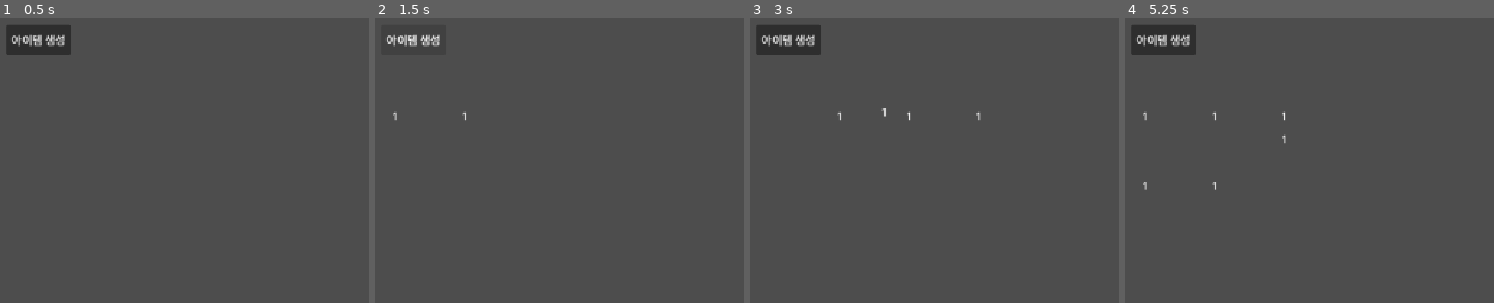
Above: before the commit, frames 1-4 (left to right).
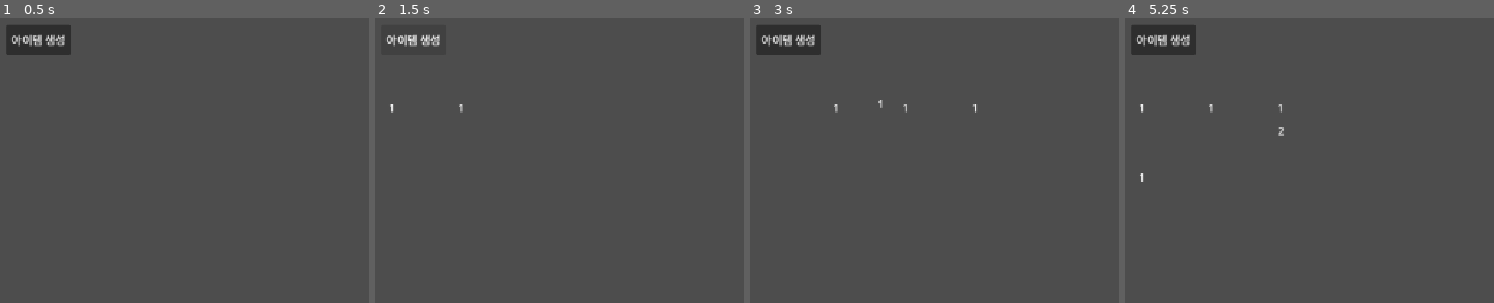
Above: after the commit, the same moments.

Repository: kimchungdo/MergeGame
Game: Godot game, scene res://main.tscn
The game is run twice, just before and just after one commit, with the same random seed, the same clock (stepped at 60 frames per second) and the same inputs.
Inputs (mouse positions are in pixels of both pictures, inside the frame that each line leads up to):
- Up to frame 1 (0.5 s): no input
- Up to frame 2 (1.5 s): click "아이템 생성" at 0.5 s; click "아이템 생성" at 1.25 s
- Up to frame 3 (3 s): click "아이템 생성" at 2 s; tap Enter at 2.75 s; drag from (768, 109) to (1107, 94) at 2.77 s
- Up to frame 4 (5.25 s): tap Space at 3.5 s; drag from (1209, 109) to (1361, 283) at 3.52 s; move the mouse to (1279, 109) at 4.27 s; click (1279, 109) at 4.42 s; tap Enter at 5 s; drag from (1350, 109) to (1143, 177) at 5.02 s

Frame 1 is identical in both runs. In frame 2, less than 0.1% of the frame differs, in the area x 4-25%, y 30-37%; in frame 3, 0.2%; in frame 4, 0.3%, in the area x 4-44%, y 30-61%.

Commit message:
fix item size

Diff:
--- a/item.tscn
+++ b/item.tscn
@@ -3,6 +3,7 @@
 [ext_resource type="Script" uid="uid://brj4segvrq27n" path="res://item.gd" id="1_baxfk"]
 
 [sub_resource type="RectangleShape2D" id="RectangleShape2D_6ba1t"]
+size = Vector2(100, 100)
 
 [node name="Item" type="Area2D" unique_id=2145640643]
 script = ExtResource("1_baxfk")
@@ -11,6 +12,10 @@
 shape = SubResource("RectangleShape2D_6ba1t")
 
 [node name="Label" type="Label" parent="." unique_id=1085936366]
-offset_right = 40.0
-offset_bottom = 23.0
+offset_left = -50.0
+offset_top = -50.0
+offset_right = 50.0
+offset_bottom = 50.0
 text = "1"
+horizontal_alignment = 1
+vertical_alignment = 1
